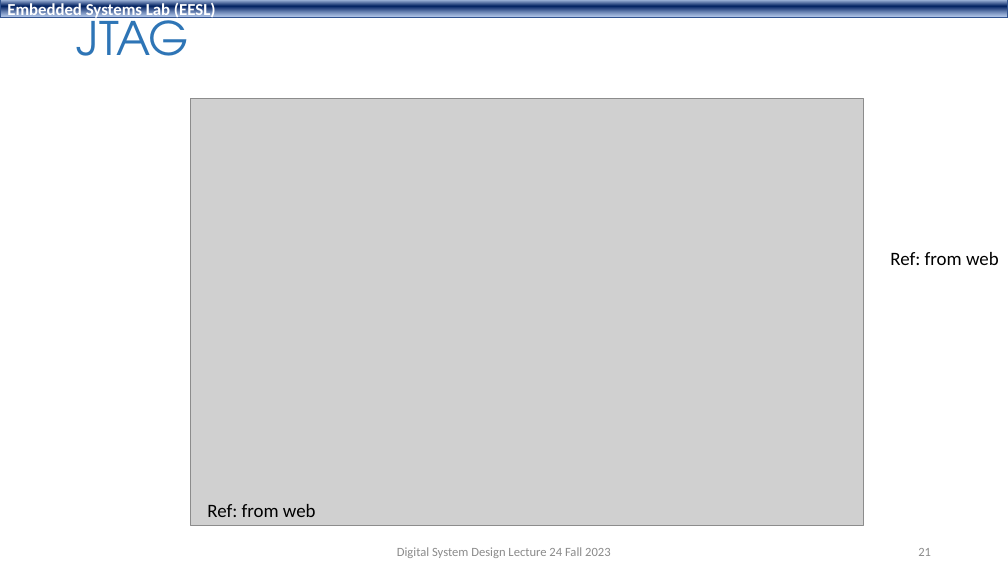
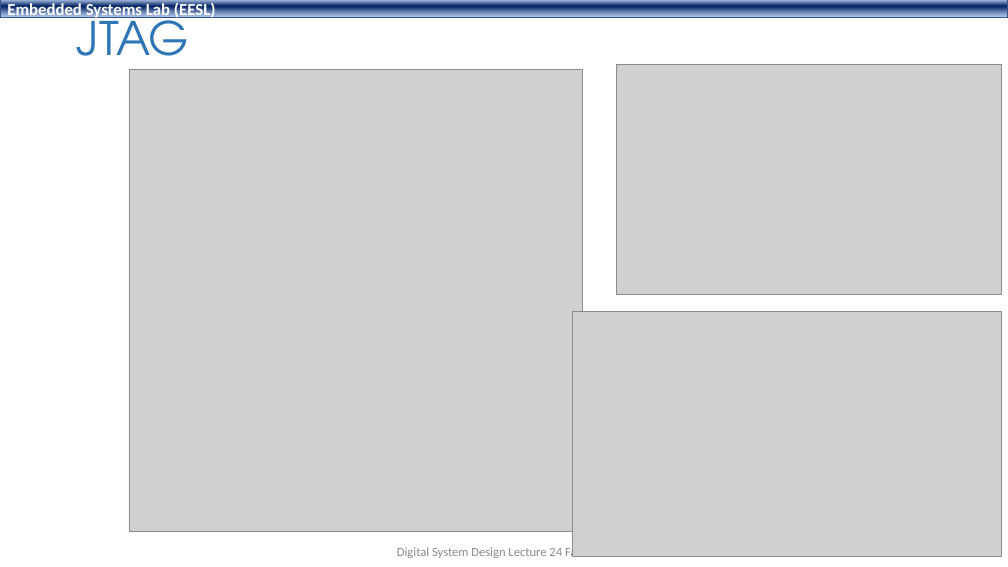
Before and after one commit to shahidmasud/shahidmasud.github.io, a slide deck: slide 21 of DSD_Lec24_Fall2023.ppsx. Drawn at 1008x567 pixels with LibreOffice and Linux fonts; fonts in the diff are those of the drawing; grey boxes stand for pictures; background and template pictures are left out. Boxes give left, top, right and bottom in pixels: in the first picture for what was removed or moved away, otherwise in the second. Text is boxed around its words. In the diff, an @@ line names an element or a change of style, - is before the commit and + after.

```diff
--- a/DSD_Lec24_Fall2023.ppsx
+++ b/DSD_Lec24_Fall2023.ppsx
@@ picture resized from (x1=191, y1=98, x2=864, y2=526) to (x1=129, y1=70, x2=583, y2=531) @@
@@ picture added at (x1=616, y1=64, x2=1001, y2=294) @@
@@ text removed at (x1=890, y1=252, x2=999, y2=265) @@
-Ref: from web
@@ picture added at (x1=572, y1=312, x2=1001, y2=557) @@
@@ text removed at (x1=207, y1=504, x2=316, y2=517) @@
-Ref: from web
```
Also in this commit, not shown: 5 other slides changed, 2 slides added, 1 other file.
